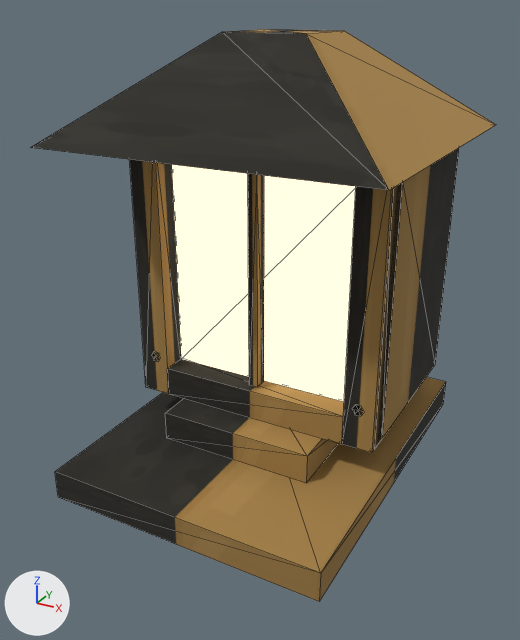
What one commit did to the glTF model assets/environment/outdoor/props/models/lamp_fence.glb.
Rendered twice from a 50 mm lens placed at (0.311, -0.591, 0.442), pointed at (0.0, -0.025, 0.159). Every picture has the same lights, and +X, +Y and +Z are marked at lower left. The picture after the commit comes second. Mesh edges are drawn as thin lines. Vertices at exactly the same position are counted once.

In view in the first picture: 'outdoor_lamp_fence'.
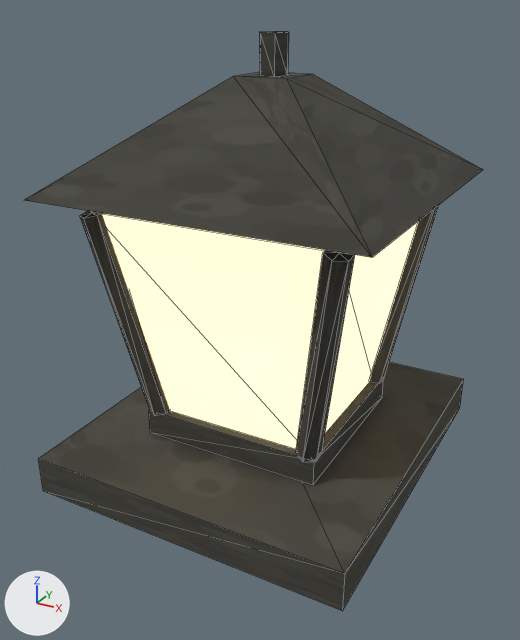
Where the change shows, as pixel boxes (x1, y1, x2, y2) in the pictures (520 x 640 px):
'outdoor_lamp_fence', reshaped
    before: (30, 29, 496, 602)
    after: (25, 31, 483, 611)
part 1 of me_outdoor_lamp_fence, added
    after: (38, 362, 464, 611)
part 2 of me_outdoor_lamp_fence, added
    after: (149, 380, 384, 485)
part 3 of me_outdoor_lamp_fence, rebuilt (40% taller)
    before: (30, 29, 496, 190)
    after: (25, 31, 483, 257)
part 4 of me_outdoor_lamp_fence, rebuilt
    before: (374, 148, 459, 449)
    after: (80, 206, 438, 462)
part 5 of me_outdoor_lamp_fence, deleted
    before: (55, 160, 446, 602)
part 6 of me_outdoor_lamp_fence, deleted
    before: (165, 398, 339, 483)

The change, as a list of edits to the scene's bpy script:
```text
Add mat_lantern_amber:
    mat_lantern_amber = bpy.data.materials.new('lantern_amber')
    # colours: beige #ffebc8, mixed with the vertex colours
    # uses the picture img_outdoor_lamp_fence_diffuse
Change me_outdoor_lamp_fence:
    used by ob_outdoor_lamp_fence; location = (0.0, 0.0, 0.0)
    remove me_outdoor_lamp_fence.from_pydata(...)  # 106 vertices, 172 faces; spans x -0.16..0.16, y -0.18..0.18, z 0.0..0.42
    add me_outdoor_lamp_fence.from_pydata(...)  # 99 vertices, 176 faces; spans x -0.16..0.16, y -0.18..0.18, z 0.0..0.42
    me_outdoor_lamp_fence part 1: a new loose piece, a box spanning x -0.16..0.16, y -0.18..0.18, z 0.0..0.038, in mat_lamp_metal
    me_outdoor_lamp_fence part 2: a new loose piece, a box spanning x -0.092..0.092, y -0.092..0.092, z 0.039..0.066, in mat_lamp_metal
    me_outdoor_lamp_fence part 3: the loose piece of 10 vertices spanning x -0.16..0.16, y -0.14..0.18, z 0.33..0.42 is rebuilt with 25 vertices and now spans x -0.157..0.157, y -0.157..0.157, z 0.288..0.42
    me_outdoor_lamp_fence part 4: the loose piece of 8 vertices spanning x -0.13..0.13, y -0.04..0.16, z 0.06..0.34 is rebuilt with 58 vertices and now spans x -0.128..0.128, y -0.129..0.129, z 0.063..0.276
    me_outdoor_lamp_fence part 5: 7 loose pieces with 80 vertices, spanning x -0.14..0.14, y -0.18..0.18, z 0.0..0.34, are deleted
    me_outdoor_lamp_fence part 6
    8 vertices are removed from x -0.08..0.08, y -0.08..0.08, z 0.03..0.06
    12 faces are deleted
    remove me_outdoor_lamp_fence.materials.append(mat_lamp_pane)
    add me_outdoor_lamp_fence.materials.append(mat_lantern_amber)
```
